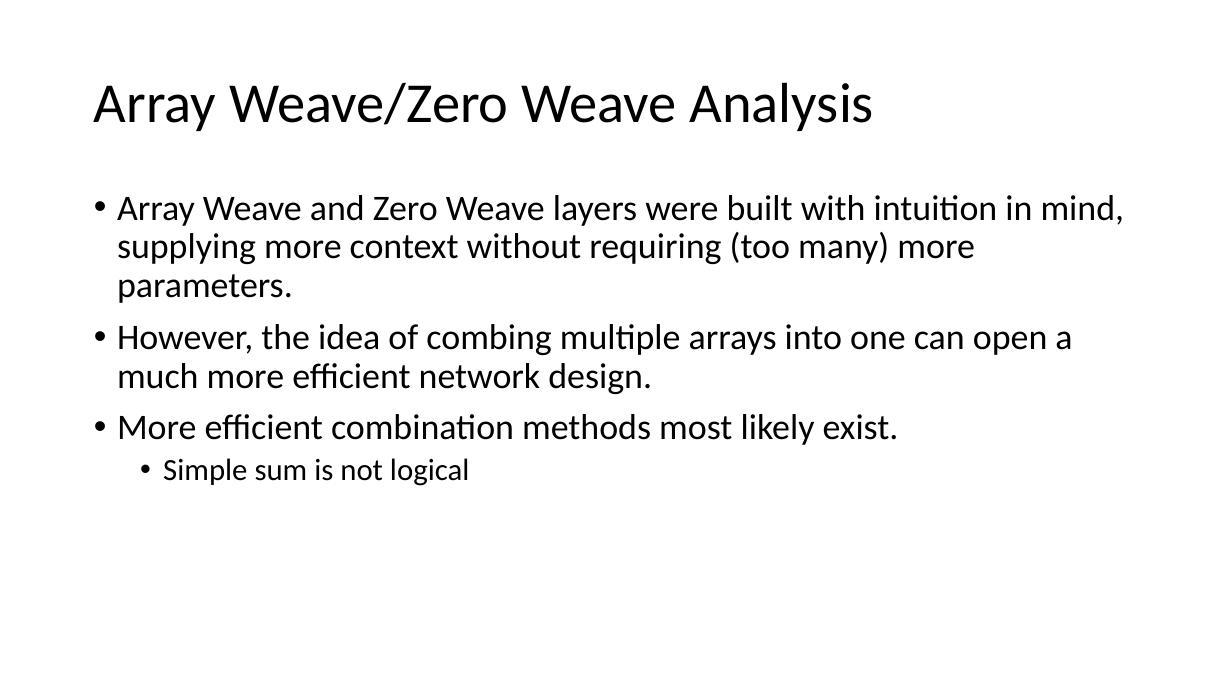
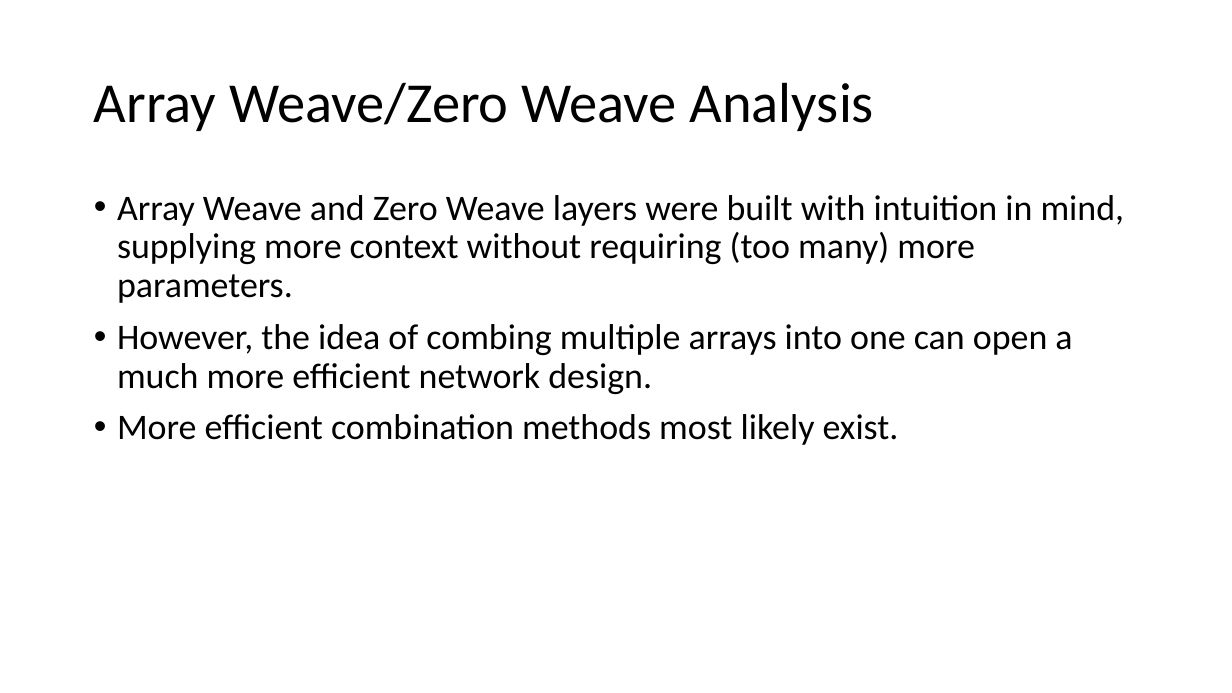
Before and after one commit to TNonet/weave_convolution, a slide deck: slide 15 of docs/weave_convolution_parl.pptx. Drawn at 1232x693 pixels with LibreOffice and Linux fonts; fonts in the diff are those of the drawing. Boxes give left, top, right and bottom in pixels: in the first picture for what was removed or moved away, otherwise in the second. Text is boxed around its words. In the diff, an @@ line names an element or a change of style, - is before the commit and + after.

```diff
--- a/docs/weave_convolution_parl.pptx
+++ b/docs/weave_convolution_parl.pptx
@@ text at <box>163,458,469,486</box>: paragraph removed @@
-  • Simple sum is not logical
```
Also in this commit, not shown: 2 other slides changed, 2 slides added, 2 other files.
